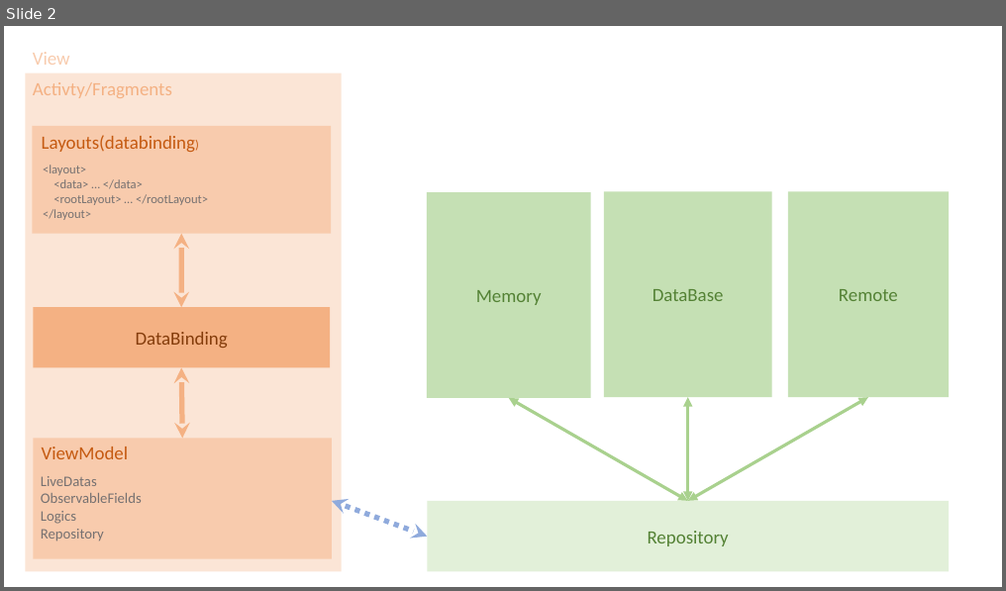
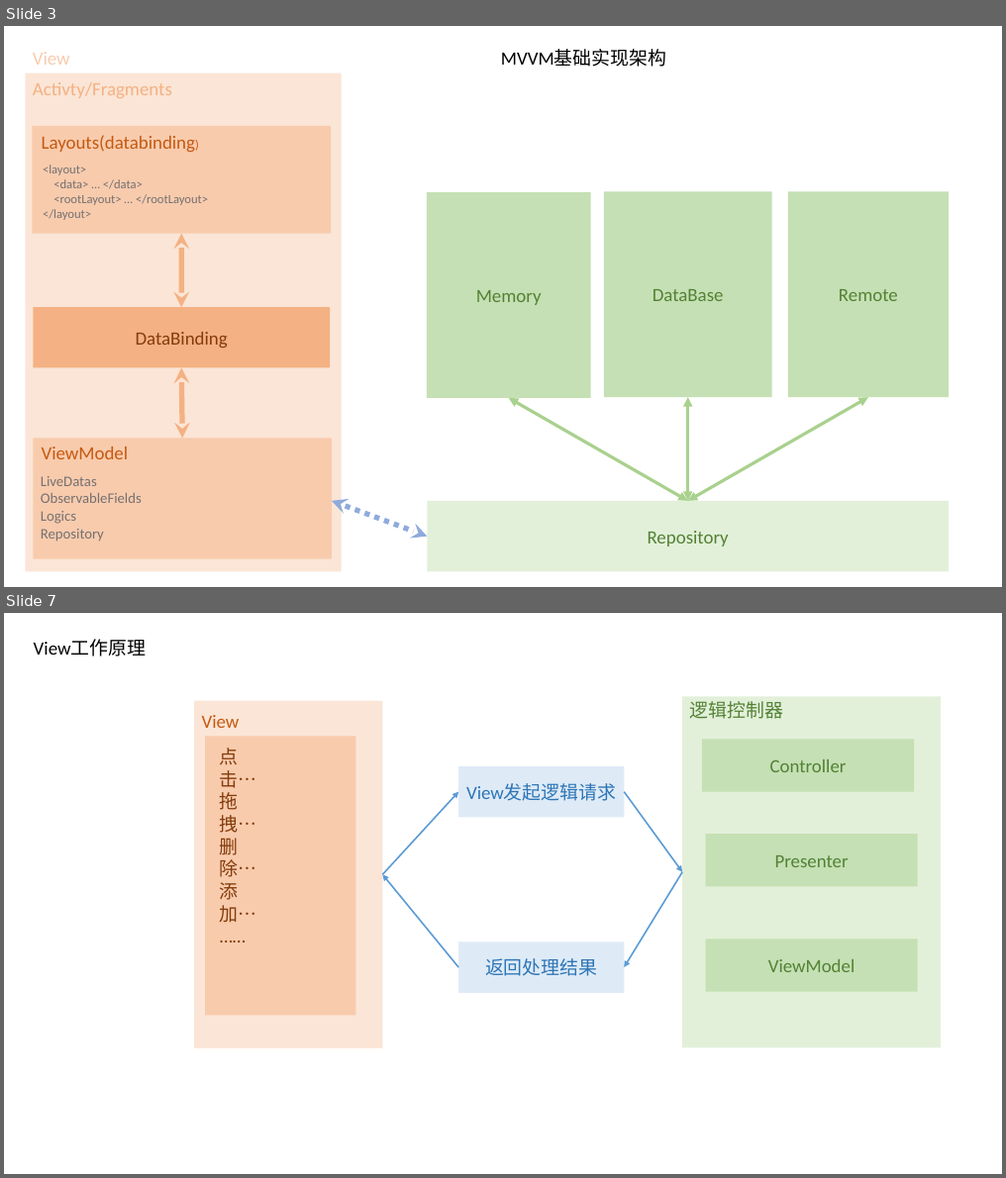
Before and after one commit to Ung8023/AndroidStudy, a slide deck: Note/架构/Android 架构.pptx. Shown one above the other, each under a label of ours: slide 2 before the commit, slides 3 and 7 after it; the slides between them are not shown. The pictures are 1006x591 and 1006x1178 pixels, drawn with LibreOffice and Linux fonts; fonts in the diff are those of the drawing. Boxes give left, top, right and bottom in pixels: in the first picture for what was removed or moved away, otherwise in the second. Text is boxed around its words. In the diff, an @@ line names an element or a change of style, - is before the commit and + after.

```diff
--- a/Note/架构/Android 架构.pptx
+++ b/Note/架构/Android 架构.pptx
@@ slide 7 added at (4,613,1002,1174), background #FFFFFF @@
@@ text added at (34,639,146,657), 18 pt, text #000000 @@
+View工作原理
@@ rectangle added at (194,700,383,1049), fill #FBE5D6 @@
@@ rectangle added at (682,697,941,1048), fill #E2F0D9 @@
@@ text added at (690,701,783,719), 18 pt, text #548235 @@
+逻辑控制器
@@ text added at (202,715,240,728), 18 pt, text #C55A11 @@
+View
@@ rectangle added at (205,737,355,1016), fill #F8CBAD @@
@@ text added at (220,748,257,922), 18 pt, text #843C0B @@
+点击…
+拖拽…
+删除…
+添加…
+……
@@ rectangle added at (703,739,915,792), fill #C5E0B4, 18 pt, text #548235 @@
+Controller
@@ rectangle added at (458,766,624,817), fill #DEEBF7, 18 pt, text #2E75B6 @@
+View发起逻辑请求
@@ arrow added from (383, 875) to (458, 792), #5B9BD5 1.5 pt @@
@@ arrow added from (624, 792) to (682, 872), #5B9BD5 1.5 pt @@
@@ rectangle added at (706,834,918,887), fill #C5E0B4, 18 pt, text #548235 @@
+Presenter
@@ arrow added from (458, 967) to (383, 875), #5B9BD5 1.5 pt @@
@@ arrow added from (682, 872) to (624, 967), #5B9BD5 1.5 pt @@
@@ rectangle added at (458,943,624,993), fill #DEEBF7, 18 pt, text #2E75B6 @@
+返回处理结果
@@ rectangle added at (706,940,918,992), fill #C5E0B4, 18 pt, text #548235 @@
+ViewModel
@@ what was slide 2 is now slide 3 @@
@@ slide 3 changed as well @@
@@ text added at (501,50,666,67), 18 pt, text #000000 @@
+MVVM基础实现架构
```
Also in this commit, not shown: 1 other slide changed, 9 other slides added, 2 other files.
